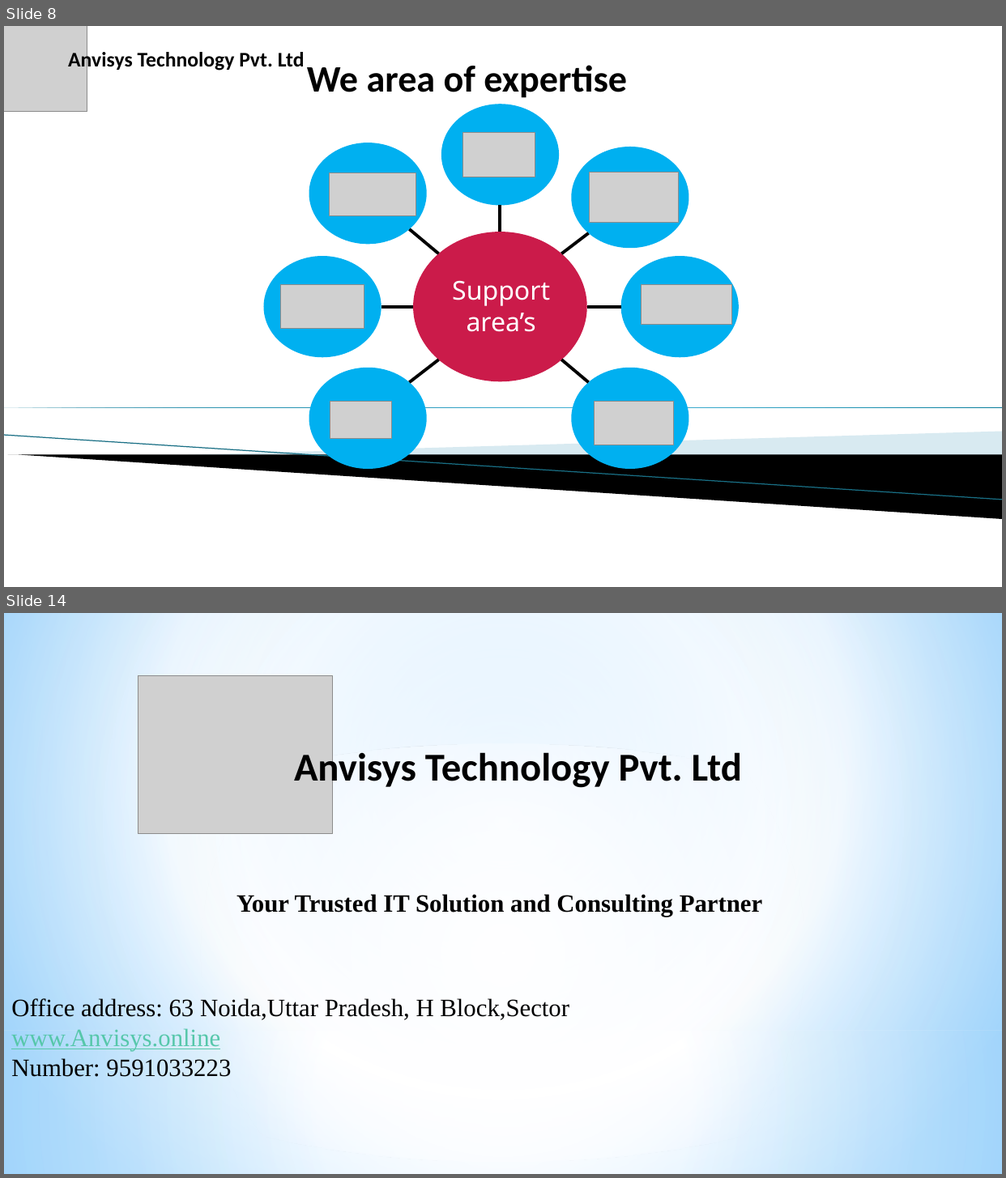
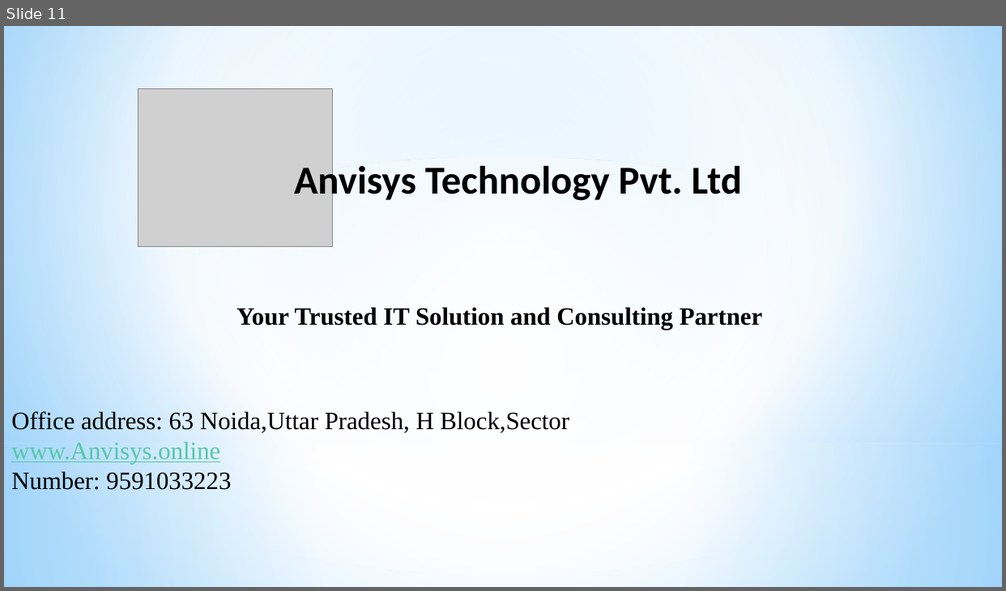
Before and after one commit to Anvisys/Documents, a slide deck: Anvisys technology presentation.pptx. Shown one above the other, each under a label of ours: slides 8 and 14 before the commit, slide 11 after it; the slides between them are not shown. The pictures are 1006x1178 and 1006x591 pixels, drawn with LibreOffice and Linux fonts; fonts in the diff are those of the drawing; grey boxes stand for pictures; background and template pictures are left out. Boxes give left, top, right and bottom in pixels: in the first picture for what was removed or moved away, otherwise in the second. Text is boxed around its words. In the diff, an @@ line names an element or a change of style, - is before the commit and + after.

```diff
--- a/Anvisys technology presentation.pptx
+++ b/Anvisys technology presentation.pptx
@@ slide 8 removed at box(4, 26, 1002, 587), background #FFFFFF @@
@@ picture removed at box(4, 26, 87, 111) @@
@@ text removed at box(68, 49, 305, 71) @@
-Anvisys Technology Pvt. Ltd
@@ text removed at box(307, 65, 627, 98) @@
-We area of expertise
@@ group removed at box(264, 104, 739, 469): 8 ellipses, 7 lines, 7 pictures, 1 text @@
-Support area’s
@@ right triangle removed at box(4, 408, 1002, 408) @@
@@ line removed from (4, 435) to (1002, 500) @@
@@ freeform shape removed at box(188, 432, 1002, 472) @@
@@ freeform shape removed at box(8, 454, 1002, 519) @@
@@ what was slide 14 is now slide 11 @@
```
Also in this commit, not shown: 8 slides changed, 1 slide added, 3 other slides removed, 1 other file.
